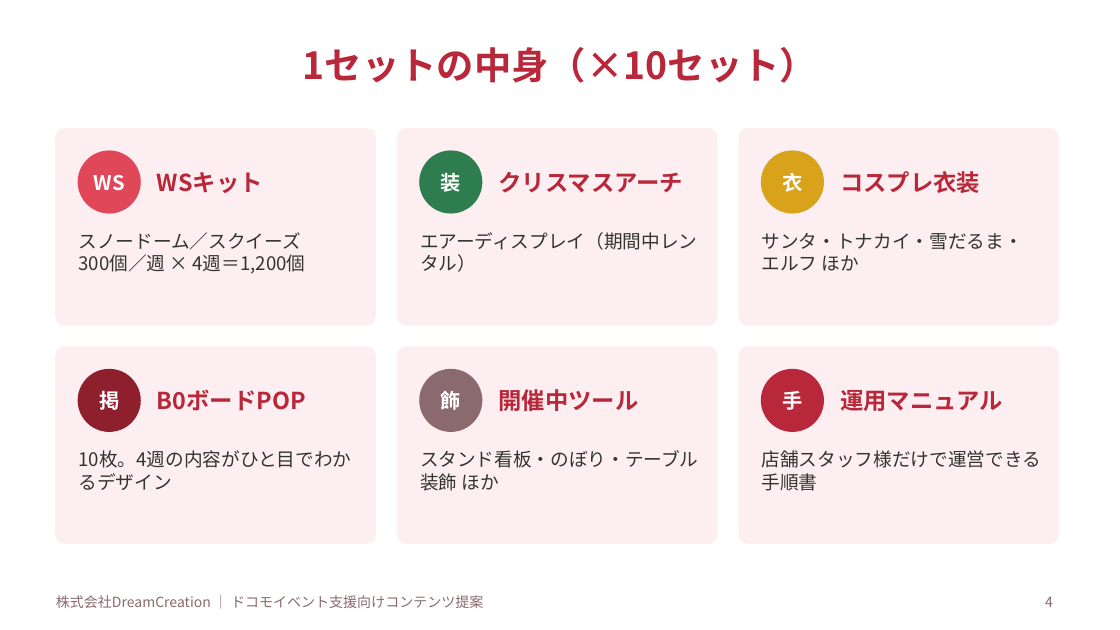
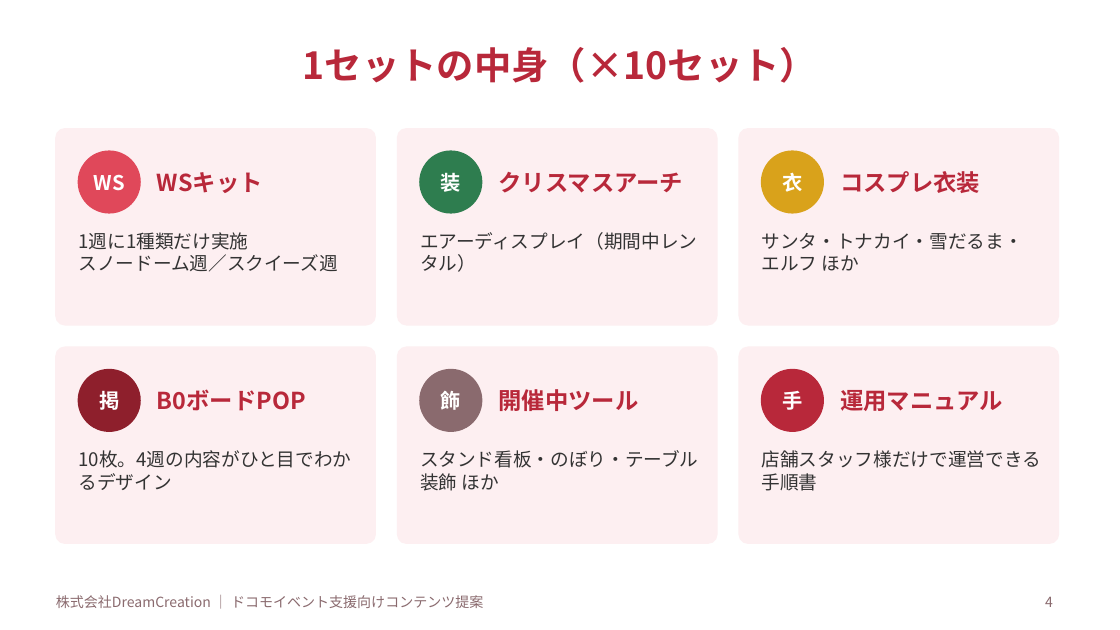
Before and after one commit to lunamax77/-next-vision, a slide deck: slide 4 of docs/proposals/2026-12_docomo_christmas-ws/企画書_NTTドコモ_クリスマスWS.pptx. Drawn at 1120x630 pixels with LibreOffice and Linux fonts; fonts in the diff are those of the drawing. Boxes give left, top, right and bottom in pixels: in the first picture for what was removed or moved away, otherwise in the second. Text is boxed around its words. In the diff, an @@ line names an element or a change of style, - is before the commit and + after.

```diff
--- a/docs/proposals/2026-12_docomo_christmas-ws/企画書_NTTドコモ_クリスマスWS.pptx
+++ b/docs/proposals/2026-12_docomo_christmas-ws/企画書_NTTドコモ_クリスマスWS.pptx
@@ text at box(78, 232, 338, 272): text changed @@
-スノードーム／スクイーズ
-300個／週 × 4週＝1,200個
+1週に1種類だけ実施
+スノードーム週／スクイーズ週
```
Also in this commit, not shown: 6 other slides changed, 1 slide added, 4 other files.
